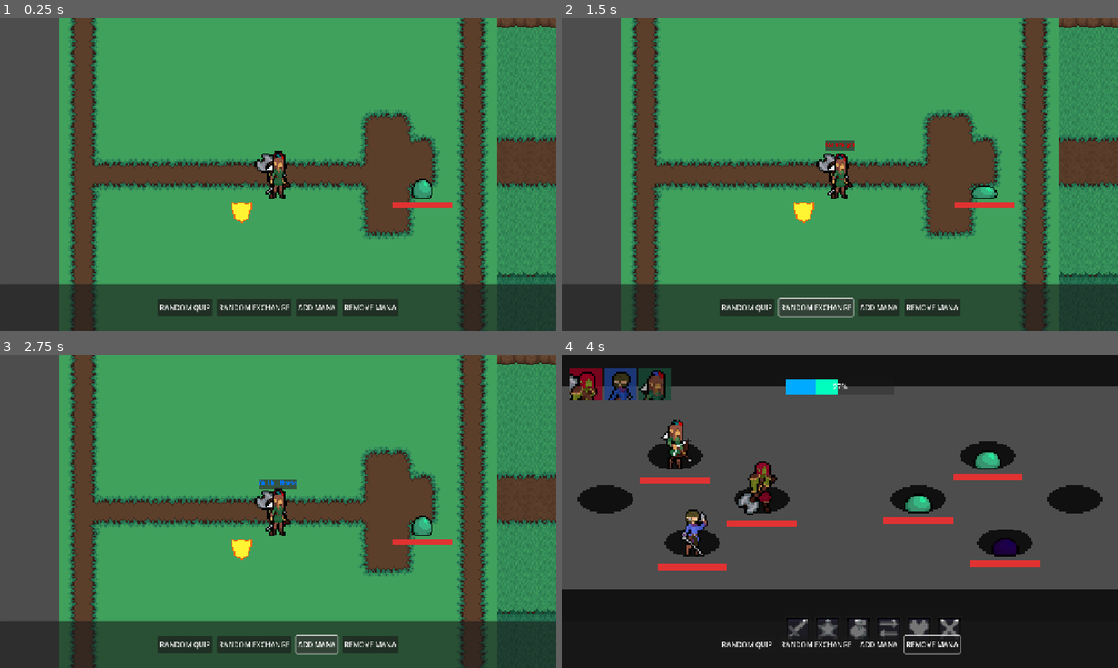
Above: before the commit, frames 1-4 (two rows, left to right).
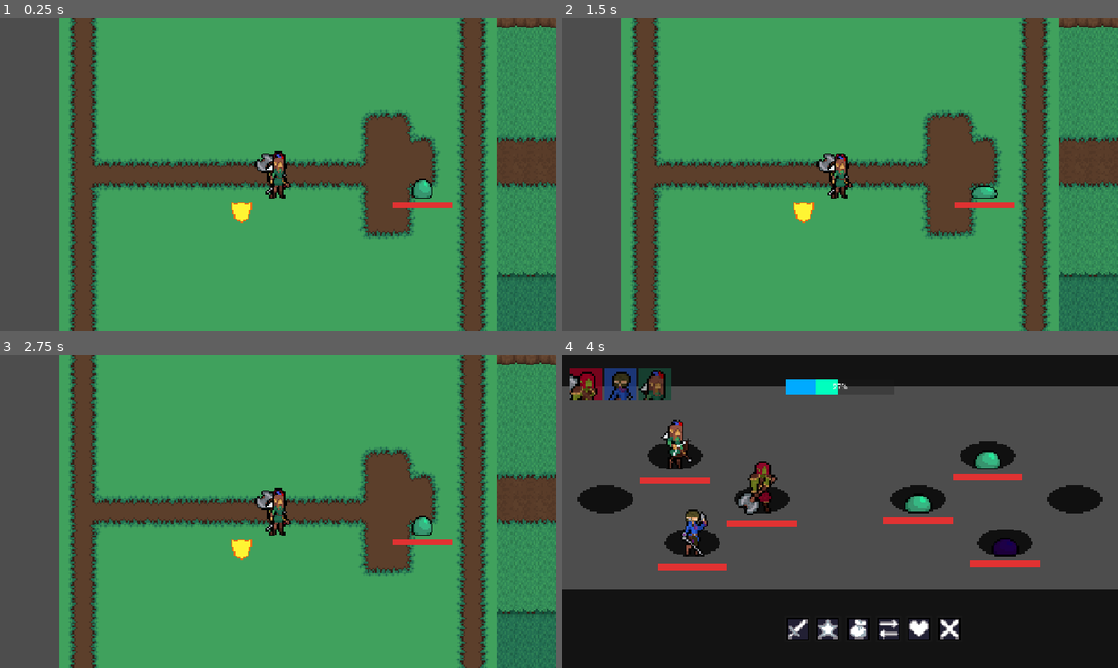
Above: after the commit, the same moments.

Repository: articrus/PROJECT_STARDUST
Game: Godot game, scene res://areas/test_level.tscn
The game is run twice, just before and just after one commit, with the same random seed, the same clock (stepped at 60 frames per second) and the same inputs.
Inputs (mouse positions are in pixels of both pictures, inside the frame that each line leads up to):
- Up to frame 1 (0.25 s): no input
- Up to frame 2 (1.5 s): click (745, 305) at 0.5 s, where only the run before the commit has a clickable "RANDOM QUIP"; click (817, 305) at 1.25 s, where only the run before the commit has a clickable "RANDOM EXCHANGE"
- Up to frame 3 (2.75 s): click (316, 642) at 2 s, where only the run before the commit has a clickable "ADD MANA"
- Up to frame 4 (4 s): click (934, 642) at 2.75 s, where only the run before the commit has a clickable "REMOVE MANA"; move the mouse to (962, 495) at 3.52 s; hold D (move_right) from 3.53 s (still down); click (962, 495) at 3.6 s

The runs differ from the first frame. In frame 1, 15% of the frame differs, in the area x 0-100%, y 43-100%; in frame 2, 15%; in frame 3, 15%, in the area x 0-100%, y 39-100%; in frame 4, 1.4%.

Commit message:
Animation Update
-Updated how the animations are processed/executed
-Now, instead of an Attack/Skill separate processing, resolve_choices/enemy_turn calls _skill(skill.get_anim_index(skill)) to determine which animation to play
-Changed a bunch of skill indexes for the animations to work
-Changed the player spritesheets to ones with simpler names and all intended animations/frames (I will update them over time, but this should be the final layout/cell count)
-Updated battle manager to use _skill(index), commented out some code, will fix soon
-Added SKILL_A and SKILL_B to player_state in enum
-Added the Item animation for players
-Updated the animation strings class to have player_skill_a/b, and player_item

TODO: (For animations)
-Add hit animations
-Eventually at the perform_skill (or equivalent) to the player item animation
-Add more animations for enemies

Diff:
--- a/animations/players/player_animation_node.tscn
+++ b/animations/players/player_animation_node.tscn
@@ -1,7 +1,7 @@
-[gd_scene load_steps=13 format=3 uid="uid://cnlc23gohfmty"]
+[gd_scene load_steps=15 format=3 uid="uid://cnlc23gohfmty"]
 
 [ext_resource type="Script" uid="uid://dleq5getkesss" path="res://scripts/animations/player_animator.gd" id="1_pia3g"]
-[ext_resource type="Texture2D" uid="uid://xekbv4sk8d0l" path="res://sprites/players/valeria.png" id="2_0d500"]
+[ext_resource type="Texture2D" uid="uid://crdf5j0i8vfq2" path="res://sprites/players/red.png" id="2_pia3g"]
 
 [sub_resource type="Animation" id="Animation_ld8r0"]
 length = 0.001
@@ -47,23 +47,23 @@
 "times": PackedFloat32Array(0),
 "transitions": PackedFloat32Array(1),
 "update": 1,
-"values": [5]
+"values": [54]
 }
 
 [sub_resource type="Animation" id="Animation_pia3g"]
 resource_name = "player_hit"
-length = 0.5
-tracks/0/type = "value"
-tracks/0/imported = false
-tracks/0/enabled = true
-tracks/0/path = NodePath("Sprite2D:frame")
-tracks/0/interp = 1
-tracks/0/loop_wrap = true
-tracks/0/keys = {
-"times": PackedFloat32Array(0, 0.1, 0.2, 0.3, 0.4),
-"transitions": PackedFloat32Array(1, 1, 1, 1, 1),
-"update": 1,
-"values": [23, 22, 23, 8, 7]
+length = 0.1
+tracks/0/type = "value"
+tracks/0/imported = false
+tracks/0/enabled = true
+tracks/0/path = NodePath("Sprite2D:frame")
+tracks/0/interp = 1
+tracks/0/loop_wrap = true
+tracks/0/keys = {
+"times": PackedFloat32Array(0, 0.05),
+"transitions": PackedFloat32Array(1, 1),
+"update": 1,
+"values": [48, 49]
 }
 
 [sub_resource type="Animation" id="Animation_p83d3"]
@@ -143,36 +143,6 @@
 }]
 }
 
-[sub_resource type="Animation" id="Animation_0d500"]
-resource_name = "player_skill"
-length = 0.6
-tracks/0/type = "value"
-tracks/0/imported = false
-tracks/0/enabled = true
-tracks/0/path = NodePath("Sprite2D:frame")
-tracks/0/interp = 1
-tracks/0/loop_wrap = true
-tracks/0/keys = {
-"times": PackedFloat32Array(0, 0.1, 0.2),
-"transitions": PackedFloat32Array(1, 1, 1),
-"update": 1,
-"values": [30, 31, 32]
-}
-tracks/1/type = "method"
-tracks/1/imported = false
-tracks/1/enabled = true
-tracks/1/path = NodePath(".")
-tracks/1/interp = 1
-tracks/1/loop_wrap = true
-tracks/1/keys = {
-"times": PackedFloat32Array(0.3),
-"transitions": PackedFloat32Array(1),
-"values": [{
-"args": [],
-"method": &"_perform_skill"
-}]
-}
-
 [sub_resource type="Animation" id="Animation_o5i4h"]
 resource_name = "player_walk"
 length = 1.2
@@ -188,6 +158,82 @@
 "transitions": PackedFloat32Array(1, 1, 1, 1, 1, 1),
 "update": 1,
 "values": [12, 13, 14, 15, 16, 17]
+}
+
+[sub_resource type="Animation" id="Animation_0d500"]
+resource_name = "player_skill_a"
+length = 0.6
+tracks/0/type = "value"
+tracks/0/imported = false
+tracks/0/enabled = true
+tracks/0/path = NodePath("Sprite2D:frame")
+tracks/0/interp = 1
+tracks/0/loop_wrap = true
+tracks/0/keys = {
+"times": PackedFloat32Array(0, 0.1, 0.2, 0.3, 0.4, 0.5),
+"transitions": PackedFloat32Array(1, 1, 1, 1, 1, 1),
+"update": 1,
+"values": [30, 31, 32, 33, 34, 35]
+}
+tracks/1/type = "method"
+tracks/1/imported = false
+tracks/1/enabled = true
+tracks/1/path = NodePath(".")
+tracks/1/interp = 1
+tracks/1/loop_wrap = true
+tracks/1/keys = {
+"times": PackedFloat32Array(0.3),
+"transitions": PackedFloat32Array(1),
+"values": [{
+"args": [],
+"method": &"_perform_skill"
+}]
+}
+
+[sub_resource type="Animation" id="Animation_qfs0m"]
+resource_name = "player_skill_b"
+length = 0.6
+tracks/0/type = "value"
+tracks/0/imported = false
+tracks/0/enabled = true
+tracks/0/path = NodePath("Sprite2D:frame")
+tracks/0/interp = 1
+tracks/0/loop_wrap = true
+tracks/0/keys = {
+"times": PackedFloat32Array(0, 0.1, 0.2, 0.3, 0.4, 0.5),
+"transitions": PackedFloat32Array(1, 1, 1, 1, 1, 1),
+"update": 1,
+"values": [36, 37, 38, 39, 40, 41]
+}
+tracks/1/type = "method"
+tracks/1/imported = false
+tracks/1/enabled = true
+tracks/1/path = NodePath(".")
+tracks/1/interp = 1
+tracks/1/loop_wrap = true
+tracks/1/keys = {
+"times": PackedFloat32Array(0.3),
+"transitions": PackedFloat32Array(1),
+"values": [{
+"args": [],
+"method": &"_perform_skill"
+}]
+}
+
+[sub_resource type="Animation" id="Animation_aau5k"]
+resource_name = "player_item"
+length = 0.6
+tracks/0/type = "value"
+tracks/0/imported = false
+tracks/0/enabled = true
+tracks/0/path = NodePath("Sprite2D:frame")
+tracks/0/interp = 1
+tracks/0/loop_wrap = true
+tracks/0/keys = {
+"times": PackedFloat32Array(0, 0.1, 0.2, 0.3, 0.4, 0.5),
+"transitions": PackedFloat32Array(1, 1, 1, 1, 1, 1),
+"update": 1,
+"values": [42, 43, 44, 45, 46, 47]
 }
 
 [sub_resource type="AnimationLibrary" id="AnimationLibrary_o5i4h"]
@@ -197,9 +243,11 @@
 &"player_down": SubResource("Animation_sgeid"),
 &"player_hit": SubResource("Animation_pia3g"),
 &"player_idle": SubResource("Animation_p83d3"),
+&"player_item": SubResource("Animation_aau5k"),
 &"player_m_attack": SubResource("Animation_punpc"),
 &"player_r_attack": SubResource("Animation_b8llh"),
-&"player_skill": SubResource("Animation_0d500"),
+&"player_skill_a": SubResource("Animation_0d500"),
+&"player_skill_b": SubResource("Animation_qfs0m"),
 &"player_walk": SubResource("Animation_o5i4h")
 }
 
@@ -207,9 +255,9 @@
 script = ExtResource("1_pia3g")
 
 [node name="Sprite2D" type="Sprite2D" parent="."]
-texture = ExtResource("2_0d500")
+texture = ExtResource("2_pia3g")
 hframes = 6
-vframes = 6
+vframes = 10
 
 [node name="AnimationPlayer" type="AnimationPlayer" parent="."]
 libraries = {
--- a/areas/test_level.tscn
+++ b/areas/test_level.tscn
@@ -142,6 +142,7 @@
 texture = ExtResource("3_tjibp")
 
 [node name="CanvasLayer" type="CanvasLayer" parent="."]
+visible = false
 
 [node name="TestUI" type="Control" parent="CanvasLayer"]
 layout_mode = 3
--- a/characters/players/blu_player.tscn
+++ b/characters/players/blu_player.tscn
@@ -4,7 +4,7 @@
 [ext_resource type="Script" uid="uid://bm801yc5miabv" path="res://scripts/general/character.gd" id="2_kjuie"]
 [ext_resource type="AudioStream" uid="uid://bjeyij230y6t1" path="res://audio/voices/player/crescent.wav" id="3_a7ju7"]
 [ext_resource type="PackedScene" uid="uid://cnlc23gohfmty" path="res://animations/players/player_animation_node.tscn" id="3_y5y4t"]
-[ext_resource type="Texture2D" uid="uid://didf64ukdiubj" path="res://sprites/players/crescent.png" id="4_kjuie"]
+[ext_resource type="Texture2D" uid="uid://bxhrswc2frh64" path="res://sprites/players/blu.png" id="4_a7ju7"]
 [ext_resource type="PackedScene" uid="uid://bjvmx7hn82haj" path="res://characters/character_essentials.tscn" id="9_3p33f"]
 [ext_resource type="PackedScene" uid="uid://bb5l5lx7e14gk" path="res://ui/actor_components/actor_ui.tscn" id="10_c6umf"]
 
@@ -20,7 +20,7 @@
 
 [node name="PlayerAnimationNode" parent="." instance=ExtResource("3_y5y4t")]
 y_sort_enabled = true
-sprite_sheet = ExtResource("4_kjuie")
+sprite_sheet = ExtResource("4_a7ju7")
 
 [node name="ActorUI" parent="." instance=ExtResource("10_c6umf")]
 offset_top = 22.0
--- a/characters/players/grn_player.tscn
+++ b/characters/players/grn_player.tscn
@@ -1,9 +1,9 @@
 [gd_scene load_steps=8 format=3 uid="uid://bhwqamy1yenic"]
 
 [ext_resource type="Script" uid="uid://bfhkyey5kr6yu" path="res://scripts/player/player_controller.gd" id="1_tb88w"]
-[ext_resource type="Texture2D" uid="uid://xekbv4sk8d0l" path="res://sprites/players/valeria.png" id="2_g1122"]
 [ext_resource type="Script" uid="uid://bm801yc5miabv" path="res://scripts/general/character.gd" id="3_g1122"]
 [ext_resource type="PackedScene" uid="uid://cnlc23gohfmty" path="res://animations/players/player_animation_node.tscn" id="3_uywb8"]
+[ext_resource type="Texture2D" uid="uid://ix8ddcj6ktas" path="res://sprites/players/grn.png" id="4_jrooy"]
 [ext_resource type="PackedScene" uid="uid://bb5l5lx7e14gk" path="res://ui/actor_components/actor_ui.tscn" id="5_p3ey0"]
 [ext_resource type="AudioStream" uid="uid://b11hshdxlj54a" path="res://audio/voices/player/valeria.wav" id="7_5locy"]
 [ext_resource type="PackedScene" uid="uid://bjvmx7hn82haj" path="res://characters/character_essentials.tscn" id="9_sj85k"]
@@ -19,7 +19,7 @@
 metadata/_custom_type_script = "uid://bm801yc5miabv"
 
 [node name="PlayerAnimationNode" parent="." instance=ExtResource("3_uywb8")]
-sprite_sheet = ExtResource("2_g1122")
+sprite_sheet = ExtResource("4_jrooy")
 
 [node name="ActorUI" parent="." instance=ExtResource("5_p3ey0")]
 offset_top = 22.0
--- a/characters/players/red_player.tscn
+++ b/characters/players/red_player.tscn
@@ -1,9 +1,9 @@
 [gd_scene load_steps=8 format=3 uid="uid://drqil0uv41l22"]
 
 [ext_resource type="Script" uid="uid://bfhkyey5kr6yu" path="res://scripts/player/player_controller.gd" id="1_eyuqq"]
-[ext_resource type="Texture2D" uid="uid://cwb16p0qhit24" path="res://sprites/players/adrikel.png" id="1_sylb7"]
 [ext_resource type="Script" uid="uid://bm801yc5miabv" path="res://scripts/general/character.gd" id="2_e3tjg"]
 [ext_resource type="PackedScene" uid="uid://cnlc23gohfmty" path="res://animations/players/player_animation_node.tscn" id="3_e3tjg"]
+[ext_resource type="Texture2D" uid="uid://crdf5j0i8vfq2" path="res://sprites/players/red.png" id="4_bepdh"]
 [ext_resource type="AudioStream" uid="uid://cw0aniygcr3o1" path="res://audio/voices/player/adrikel.wav" id="7_ty7vw"]
 [ext_resource type="PackedScene" uid="uid://bb5l5lx7e14gk" path="res://ui/actor_components/actor_ui.tscn" id="9_6i0sv"]
 [ext_resource type="PackedScene" uid="uid://bjvmx7hn82haj" path="res://characters/character_essentials.tscn" id="9_pddfh"]
@@ -18,7 +18,7 @@
 metadata/_custom_type_script = "uid://bm801yc5miabv"
 
 [node name="PlayerAnimationNode" parent="." instance=ExtResource("3_e3tjg")]
-sprite_sheet = ExtResource("1_sylb7")
+sprite_sheet = ExtResource("4_bepdh")
 
 [node name="ActorUI" parent="." instance=ExtResource("9_6i0sv")]
 offset_top = 22.0
--- a/scripts/animations/player_animator.gd
+++ b/scripts/animations/player_animator.gd
@@ -1,6 +1,6 @@
 extends Node2D
 # Written By: Gianni Coladonato
-# Date Created / Modified : 23-10-2025 / 12-02-2026
+# Date Created / Modified : 23-10-2025 / 17-03-2026
 # Object Components
 @onready var sprite = $Sprite2D
 @onready var anim_player = $AnimationPlayer
@@ -37,8 +37,10 @@
 			target_anim = Animation_Strings.player_melee_attack
 		enums.PLAYER_STATE.R_ATTACK:
 			target_anim = Animation_Strings.player_ranged_attack
-		enums.PLAYER_STATE.SKILL:
-			target_anim = Animation_Strings.player_skill
+		enums.PLAYER_STATE.SKILL_A:
+			target_anim = Animation_Strings.player_skill_a
+		enums.PLAYER_STATE.SKILL_B:
+			target_anim = Animation_Strings.player_skill_b
 		enums.PLAYER_STATE.HIT:
 			target_anim = Animation_Strings.player_hit
 		enums.PLAYER_STATE.DOWN:
@@ -66,19 +68,18 @@
 func _perform_skill():
 	Signalbus.perform_skill.emit()
 
-func _skill():
-	player_state = enums.PLAYER_STATE.SKILL
-
-func __skill(index: int) -> void:
+func _skill(index: int) -> void:
 	match index:
 		0: # Melee Attack
 			player_state = enums.PLAYER_STATE.M_ATTACK
 		1: # Ranged Attack
 			player_state = enums.PLAYER_STATE.R_ATTACK
 		2: # Skill 1
-			player_state = enums.PLAYER_STATE.SKILL
-		3: # Skill 2... ect...
-			player_state = enums.PLAYER_STATE.SKILL
+			player_state = enums.PLAYER_STATE.SKILL_A
+		3: # Skill 2
+			player_state = enums.PLAYER_STATE.SKILL_B
+		4: # Item
+			player_state = enums.PLAYER_STATE.ITEM
 
 func _down():
 	player_state = enums.PLAYER_STATE.DOWN
@@ -88,7 +89,8 @@
 
 func _on_animation_player_animation_finished(anim_name: StringName) -> void:
 	if anim_name in [Animation_Strings.player_melee_attack, Animation_Strings.player_ranged_attack,
-	Animation_Strings.player_skill, Animation_Strings.player_hit]:
+	Animation_Strings.player_skill_a, Animation_Strings.player_skill_b,
+	Animation_Strings.player_item, Animation_Strings.player_hit]:
 		if is_battle:
 			player_state = enums.PLAYER_STATE.BATTLE
 		elif anim_name == Animation_Strings.player_down:
--- a/scripts/animations/simple_enemy_animator.gd
+++ b/scripts/animations/simple_enemy_animator.gd
@@ -1,6 +1,6 @@
 extends Node2D
 # Written By: Gianni Coladonato
-# Date Created / Modified : 26-10-2025 / 30-01-2026
+# Date Created / Modified : 26-10-2025 / 17-03-2026
 # Scene Components
 @onready var sprite = $Sprite2D
 @onready var anim_player = $AnimationPlayer
@@ -51,8 +51,14 @@
 	else:
 		enemy_state = enums.ENEMY_STATE.R_ATTACK
 
-func _skill():
-	enemy_state = enums.ENEMY_STATE.SKILL
+func _skill(index: int) -> void:
+	match index:
+		0: # Melee Attack
+			enemy_state = enums.ENEMY_STATE.M_ATTACK
+		1: # Ranged Attack
+			enemy_state = enums.ENEMY_STATE.R_ATTACK
+		2: # Skill 1
+			enemy_state = enums.ENEMY_STATE.SKILL
 
 func _perform_skill():
 	Signalbus.perform_skill.emit()
--- a/scripts/classes/animation_strings.gd
+++ b/scripts/classes/animation_strings.gd
@@ -6,7 +6,9 @@
 const player_battle = "player_battle"
 const player_melee_attack = "player_m_attack"
 const player_ranged_attack = "player_r_attack"
-const player_skill = "player_skill"
+const player_skill_a = "player_skill_a"
+const player_skill_b = "player_skill_b"
+const player_item = "player_item"
 const player_hit = "player_hit"
 const player_down = "player_down"
 # Enemy Stings
--- a/scripts/classes/enums.gd
+++ b/scripts/classes/enums.gd
@@ -41,7 +41,9 @@
 	BATTLE,
 	M_ATTACK,
 	R_ATTACK,
-	SKILL,
+	SKILL_A,
+	SKILL_B,
+	ITEM,
 	HIT,
 	DOWN
 }
--- a/scripts/managers/battle_scene/battle_manager.gd
+++ b/scripts/managers/battle_scene/battle_manager.gd
@@ -1,6 +1,6 @@
 extends Node2D
 # Written By: Gianni Coladonato
-# Date Created/Modificed: 27-10-2025 | 14-03-2026
+# Date Created/Modificed: 27-10-2025 | 17-03-2026
 # Scene Components
 @onready var party_node = $Players
 @onready var enemies_node = $Enemies
@@ -87,12 +87,12 @@
 
 func _player_turn():
 	if Input.is_action_just_pressed("cancel") && turn_index > 0: # Go back one turn
+		current_state = enums.STATE.NONE # Prevent process from running this method a second time
 		_reset_choice(current_player)
 		turn_index -= 1
 		current_player = party_node.get_child(turn_index)
 		ManaManager._add_mana(player_dictionary[current_player].Cost)
 		_reset_choice(current_player)
-		current_state = enums.STATE.NONE # Prevent process from running this method a second time
 		battle_hud._set_option_name_and_descriptions(current_player.char_stats)
 		battle_hud._set_current_turn_profile(current_player)
 		current_state = enums.STATE.PLAYER_TURN
@@ -316,12 +316,13 @@
 				var target = Battle_Utils._get_valid_target(skill, choice_data)
 				# Execute skill against target
 				if is_instance_valid(target):
-					if choice_data.Choice == enums.PLAYER_CHOICE.ATTACK:
-						player.animation_node._attack(player.char_stats.rank)
-						ManaManager._attack_mana_bonus(player.char_stats)
-					else:
-						player.animation_node._skill()
-						#player.animation_node.__skill(skill.anim_type) # To implement soon
+					player.animation_node._skill(skill._get_anim_index(player))
+					#if choice_data.Choice == enums.PLAYER_CHOICE.ATTACK:
+						#player.animation_node._attack(player.char_stats.rank)
+						#ManaManager._attack_mana_bonus(player.char_stats)
+					#else:
+						#player.animation_node._skill()
+						##player.animation_node.__skill(skill.anim_type) # To implement soon
 					await _process_player_skill(player, skill, target)
 		await get_tree().process_frame
 	for entry in turn_order:
@@ -351,11 +352,12 @@
 		var target = Battle_Utils._get_skill_target(skill.skill_target, enemy, party_node, enemies_node)
 		print(enemy.char_stats.chara_name + " targets " + str(target) + " with " + skill.skill_name)
 		if is_instance_valid(target):
-			if decision == enums.ENEMY_CHOICE.ATTACK:
-				enemy.animation_node._attack(enemy.char_stats.rank)
-				ManaManager._damage_mana_bonus(enemy.char_stats)
-			else:
-				enemy.animation_node._skill()
+			enemy.animation_node._skill(skill._get_anim_index(enemy))
+			#if decision == enums.ENEMY_CHOICE.ATTACK:
+				#enemy.animation_node._attack(enemy.char_stats.rank)
+				#ManaManager._damage_mana_bonus(enemy.char_stats)
+			#else:
+				#enemy.animation_node._skill()
 			await Signalbus.perform_skill
 			skill._execute_skill(enemy, target)
 			await Signalbus.skill_finished
--- a/skills/enemy_skills/basic/group_up.tres
+++ b/skills/enemy_skills/basic/group_up.tres
@@ -12,5 +12,5 @@
 skill_description = "Increase self and target's ATK and DEF"
 skill_target = 2
 skill_effects = Array[ExtResource("2_r75jw")]([ExtResource("3_xhpv1"), ExtResource("4_vfnye"), ExtResource("5_vfnye")])
-skill_anim_index = 3
+skill_anim_index = 2
 metadata/_custom_type_script = "uid://dcmm7hpqos27p"
--- a/skills/enemy_skills/self_destruct.tres
+++ b/skills/enemy_skills/self_destruct.tres
@@ -10,5 +10,5 @@
 skill_description = "Damage all targets"
 skill_target = 5
 skill_effects = Array[ExtResource("2_uu0b1")]([ExtResource("3_1clsw")])
-skill_anim_index = 3
+skill_anim_index = 2
 metadata/_custom_type_script = "uid://dcmm7hpqos27p"
--- a/skills/player_skills/adrikel/rage.tres
+++ b/skills/player_skills/adrikel/rage.tres
@@ -12,4 +12,5 @@
 cost = 20
 skill_target = 3
 skill_effects = Array[ExtResource("2_hpcnk")]([ExtResource("3_hpcnk"), ExtResource("4_18l2b")])
+skill_anim_index = 2
 metadata/_custom_type_script = "uid://dcmm7hpqos27p"
--- a/skills/player_skills/crescent/steal.tres
+++ b/skills/player_skills/crescent/steal.tres
@@ -10,4 +10,5 @@
 skill_description = "Steal 2 positive tokens from an enemy, if none, heal 10%"
 cost = 25
 skill_effects = Array[ExtResource("2_aw0wn")]([ExtResource("3_aw0wn")])
+skill_anim_index = 2
 metadata/_custom_type_script = "uid://dcmm7hpqos27p"
--- a/skills/player_skills/crescent/taunt.tres
+++ b/skills/player_skills/crescent/taunt.tres
@@ -12,4 +12,5 @@
 cost = 20
 skill_target = 3
 skill_effects = Array[ExtResource("2_4ai5v")]([ExtResource("3_0lxgp"), ExtResource("4_0lxgp")])
+skill_anim_index = 3
 metadata/_custom_type_script = "uid://dcmm7hpqos27p"
--- a/skills/player_skills/valeria/huntress_mark.tres
+++ b/skills/player_skills/valeria/huntress_mark.tres
@@ -10,4 +10,5 @@
 skill_description = "Mark Enemy Target"
 cost = 25
 skill_effects = Array[ExtResource("2_8bf1q")]([ExtResource("3_8bf1q")])
+skill_anim_index = 3
 metadata/_custom_type_script = "uid://dcmm7hpqos27p"
--- a/skills/player_skills/valeria/wild_cure.tres
+++ b/skills/player_skills/valeria/wild_cure.tres
@@ -11,4 +11,5 @@
 cost = 25
 skill_target = 2
 skill_effects = Array[ExtResource("2_wfu7j")]([ExtResource("3_wfu7j")])
+skill_anim_index = 3
 metadata/_custom_type_script = "uid://dcmm7hpqos27p"
--- a/skills/test_skills/test_damage_all.tres
+++ b/skills/test_skills/test_damage_all.tres
@@ -9,4 +9,5 @@
 skill_name = "Big Boom"
 skill_description = "Deal damage to everyone"
 skill_effects = Array[ExtResource("2_yov2y")]([ExtResource("3_yov2y")])
+skill_anim_index = 2
 metadata/_custom_type_script = "uid://dcmm7hpqos27p"
--- a/skills/test_skills/test_debuff.tres
+++ b/skills/test_skills/test_debuff.tres
@@ -11,4 +11,5 @@
 skill_description = "Debuff attack of a target"
 cost = 15
 skill_effects = Array[ExtResource("2_vxvid")]([ExtResource("3_j8sgh"), ExtResource("4_dp6pl")])
+skill_anim_index = 2
 metadata/_custom_type_script = "uid://dcmm7hpqos27p"
--- a/skills/test_skills/test_heal.tres
+++ b/skills/test_skills/test_heal.tres
@@ -10,4 +10,5 @@
 skill_description = "Give Big HP"
 skill_target = 2
 skill_effects = Array[ExtResource("2_kymv0")]([ExtResource("3_kymv0")])
+skill_anim_index = 2
 metadata/_custom_type_script = "uid://dcmm7hpqos27p"
--- a/skills/test_skills/test_stat_buff.tres
+++ b/skills/test_skills/test_stat_buff.tres
@@ -13,4 +13,5 @@
 cost = 30
 skill_target = 2
 skill_effects = Array[ExtResource("2_4uowt")]([ExtResource("3_un0mi"), ExtResource("4_8nv4x"), ExtResource("5_x6chh")])
+skill_anim_index = 2
 metadata/_custom_type_script = "uid://dcmm7hpqos27p"
Binary file removed: sprites/players/adrikel.png
Binary file added: sprites/players/blu.png
Not shown, changed: sprites/players/blu.png.import
Binary file removed: sprites/players/crescent.png
Binary file added: sprites/players/grn.png
Not shown, changed: sprites/players/grn.png.import
Binary file added: sprites/players/red.png
Not shown, changed: sprites/players/red.png.import
Binary file removed: sprites/players/valeria.png
